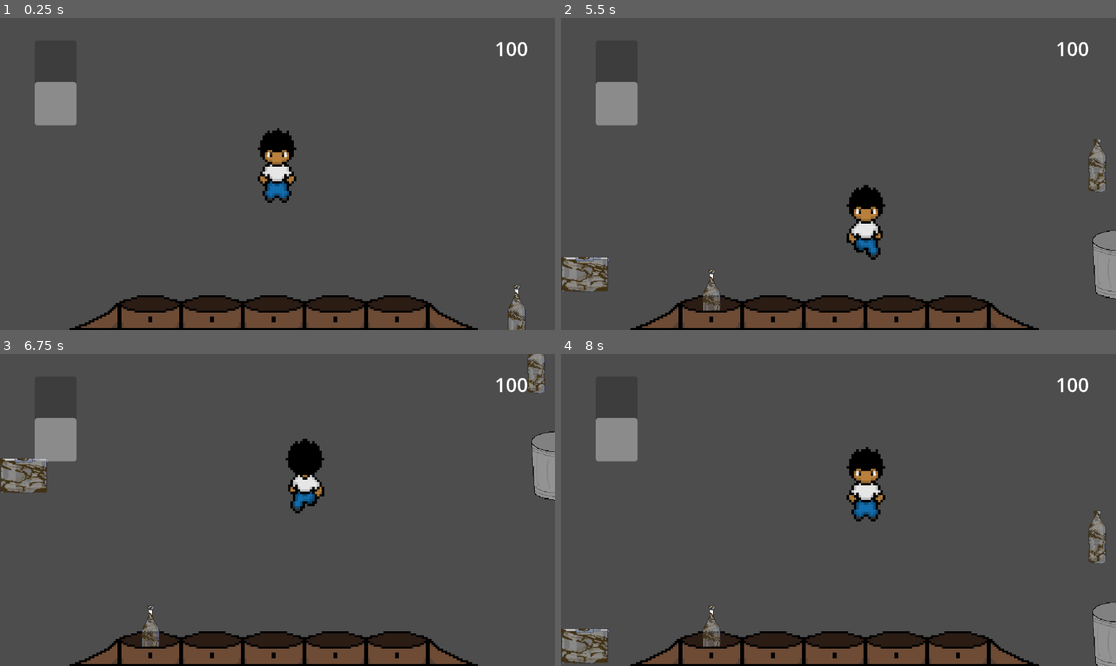
Above: before the commit, frames 1-4 (two rows, left to right).
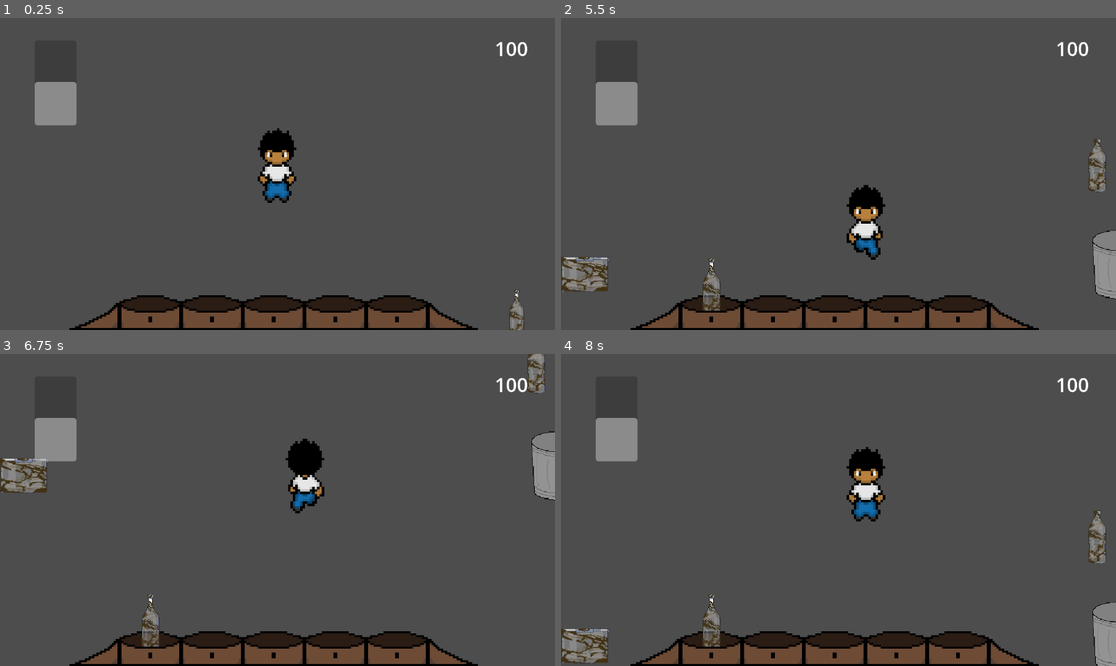
Above: after the commit, the same moments.

Repository: thisotherguyalso/KAILOG-Game
Game: Godot game, scene res://test_scene.tscn
Two runs of this game, one before a commit and one after it. Both use one fixed random seed, a clock stepped at 60 frames per second and the inputs below. This scene is started directly instead of the project's main scene. The engine's default icon, where the game draws it, is replaced by a stand-in: a white triangle on a blue panel in a dark square.
Inputs (mouse positions are in pixels of both pictures, inside the frame that each line leads up to):
- Up to frame 1 (0.25 s): no input
- Up to frame 2 (5.5 s): drag from (710, 298) to (1077, 314) at 0.52 s; tap Enter at 1.25, 4.25 s; drag from (771, 298) to (1077, 314) at 1.27 s; tap Space at 2, 5 s; move the mouse to (832, 298) at 2.02 s; hold Right (ui_right) 2.03-2.75 s; hold Shift (sprint) 2.03-2.75 s; click (832, 298) at 2.17 s; drag from (894, 298) to (672, 127) at 2.77 s; drag from (960, 298) to (866, 174) at 3.52 s; drag from (672, 127) to (583, 314) at 4.27 s; move the mouse to (866, 174) at 5.02 s; hold Down (ui_down) from 5.03 s (still down); hold Shift (sprint) from 5.03 s (still down); click (866, 174) at 5.17 s
- Up to frame 3 (6.75 s): release Down (ui_down) at 5.75 s; release Shift (sprint) at 5.75 s; drag from (194, 432) to (538, 432) at 5.77 s; move the mouse to (399, 494) at 6.52 s; hold Up (ui_up) from 6.53 s (still down); hold Shift (sprint) from 6.53 s (still down); click (399, 494) at 6.67 s
- Up to frame 4 (8 s): release Up (ui_up) at 7.25 s; release Shift (sprint) at 7.25 s; drag from (727, 525) to (583, 566) at 7.27 s

The runs differ from the first frame. In frame 1, 0.2% of the frame differs, in the area x 91-95%, y 85-100%; in frame 2, 0.3%, in the area x 25-29%, y 77-94%; in frame 3, 0.3%; in frame 4, 0.3%.

Commit message:
Added Log Entries to Shop

Diff:
--- a/kailog-demo/Globals/event_bus.gd
+++ b/kailog-demo/Globals/event_bus.gd
@@ -15,3 +15,4 @@
 ## Points
 signal points_changed(amount: int)
 signal flood_meter_changed(points: int)
+signal add_log_entry(log_entry: LogEntry)
--- a/kailog-demo/Items/glass_bottle.tres
+++ b/kailog-demo/Items/glass_bottle.tres
@@ -25,19 +25,6 @@
 "Suka": ExtResource("6_vjtkr"),
 "Toyo": ExtResource("5_1m1y6")
 })
-sprite_bought_map = Dictionary[String, Texture2D]({
-"Cooking Oil": ExtResource("4_1gr7q"),
-"Suka": ExtResource("3_ffjk4"),
-"Toyo": ExtResource("2_viow8")
-})
-sprite_clean = ExtResource("1_f705m")
-sprite_dirty = ExtResource("5_viow8")
-sprite_refilled_map = Dictionary[String, Texture2D]({
-"Cooking Oil": ExtResource("7_td4ys"),
-"Suka": ExtResource("6_vjtkr"),
-"Toyo": ExtResource("5_1m1y6")
-})
-item_name = "glass_bottle"
+item_name = "Glass Bottle"
 icon = ExtResource("1_f705m")
-sprite = ExtResource("1_f705m")
 metadata/_custom_type_script = "uid://cq05cnjdmwdea"
--- a/kailog-demo/Items/plastic_bottle.tres
+++ b/kailog-demo/Items/plastic_bottle.tres
@@ -19,6 +19,6 @@
 icon_refilled_map = Dictionary[String, Texture2D]({
 "Dishwashing Liquid": ExtResource("4_3dw7i")
 })
-item_name = "plastic_bottle"
+item_name = "Plastic Bottle"
 icon = ExtResource("1_ew4cb")
 metadata/_custom_type_script = "uid://cq05cnjdmwdea"
--- a/kailog-demo/Items/tupperware.tres
+++ b/kailog-demo/Items/tupperware.tres
@@ -17,15 +17,6 @@
 icon_refilled_map = Dictionary[String, Texture2D]({
 "Bigas": ExtResource("4_xlvfe")
 })
-sprite_bought_map = Dictionary[String, Texture2D]({
-"Bigas": ExtResource("2_cxnt5")
-})
-sprite_clean = ExtResource("1_kt6ue")
-sprite_dirty = ExtResource("2_v2h2l")
-sprite_refilled_map = Dictionary[String, Texture2D]({
-"Bigas": ExtResource("4_xlvfe")
-})
-item_name = "tupperware"
+item_name = "Tupperware"
 icon = ExtResource("1_kt6ue")
-sprite = ExtResource("1_kt6ue")
 metadata/_custom_type_script = "uid://cq05cnjdmwdea"
--- a/kailog-demo/Pickups/pickup.gd
+++ b/kailog-demo/Pickups/pickup.gd
@@ -6,6 +6,11 @@
 func _ready():
 	item._update_visuals()
 	$Sprite2D.texture = item.icon
+	self.scale = Vector2.ZERO
+	var tween = create_tween()
+	tween.set_ease(Tween.EASE_IN_OUT)
+	tween.set_trans(Tween.TRANS_SPRING)
+	tween.tween_property(self, "scale", Vector2.ONE, 0.4)
 
 func _on_body_entered(body):
 	if body is Player:
--- a/kailog-demo/Stations/cooking_oil_refill_station.tscn
+++ b/kailog-demo/Stations/cooking_oil_refill_station.tscn
@@ -34,10 +34,10 @@
 
 [sub_resource type="CompressedTexture2D" id="CompressedTexture2D_1gurw"]
 
-[node name="CookingOilRefill" unique_id=1300298490 groups=["Station"] instance=ExtResource("1_0a2gd")]
+[node name="CookingOilRefill" unique_id=1300298490 instance=ExtResource("1_0a2gd")]
 script = ExtResource("2_g0qco")
 fill_contents = "Cooking Oil"
-required_container_name = "glass_bottle"
+required_container_name = "Glass Bottle"
 refill_duration = 2.0
 refill_price = 5.0
 
--- a/kailog-demo/Stations/dishwashing_refill_station.tscn
+++ b/kailog-demo/Stations/dishwashing_refill_station.tscn
@@ -34,10 +34,10 @@
 
 [sub_resource type="CompressedTexture2D" id="CompressedTexture2D_1gurw"]
 
-[node name="DishwashingRefill" unique_id=1300298490 groups=["Station"] instance=ExtResource("1_urh61")]
+[node name="DishwashingRefill" unique_id=1300298490 instance=ExtResource("1_urh61")]
 script = ExtResource("2_q5n7t")
 fill_contents = "Dishwashing Liquid"
-required_container_name = "plastic_bottle"
+required_container_name = "Plastic Bottle"
 refill_duration = 2.0
 refill_price = 5.0
 
--- a/kailog-demo/Stations/rice_refill_station.tscn
+++ b/kailog-demo/Stations/rice_refill_station.tscn
@@ -34,10 +34,10 @@
 
 [sub_resource type="CompressedTexture2D" id="CompressedTexture2D_1gurw"]
 
-[node name="RiceRefill" unique_id=1300298490 groups=["Station"] instance=ExtResource("1_chlia")]
+[node name="RiceRefill" unique_id=1300298490 instance=ExtResource("1_chlia")]
 script = ExtResource("2_jup2v")
 fill_contents = "Bigas"
-required_container_name = "tupperware"
+required_container_name = "Tupperware"
 refill_duration = 2.0
 refill_price = 5.0
 
--- a/kailog-demo/Stations/shop_station.gd
+++ b/kailog-demo/Stations/shop_station.gd
@@ -6,6 +6,8 @@
 
 @export var item_for_sale: Item
 @export var buy_price: float = 15.0
+@export var points_sold: int = -10
+@export var points_bought: int = +25
 
 func _ready() -> void:
 	super._ready()
@@ -14,22 +16,34 @@
 # ── Selling (pickup lands on station) ────────────────────────────────────────
 
 func can_receive(item: Item) -> bool:
+	var container = item as ItemContainer
+	if container.state == container.ContainerState.DIRTY:
+		return false
 	return _get_sell_price(item) > 0.0
 
 func receive_item(item: Item) -> void:
 	var price := _get_sell_price(item)
 	EventBus.item_sold.emit(price)
-	EventBus.points_changed.emit(check_points(item))
+	EventBus.points_changed.emit(points_sold)
+	EventBus.add_log_entry.emit(new_log_entry(parse_description(item), points_sold))
 	$MoneySFX.play(0.50)
 	# TODO: show floating "+$X" feedback.
 
-func check_points(item: Item) -> int:
-	var container := item as ItemContainer
-	if container.state == container.ContainerState.DIRTY:
-		return -1
-	elif container.state == container.ContainerState.CLEAN:
-		return -3
-	return 0
+func parse_description(item: Item) -> String:
+	var container = item as ItemContainer
+	var container_state : String = container.ContainerState.keys()[container.state]
+	if container.contents:
+		var container_content : String = container.contents
+		return "Sold " + container_state.capitalize() + " " + container_content + " " + item.item_name
+	else:
+		return "Sold " + container_state.capitalize() + " " + item.item_name
+	return ""
+
+func new_log_entry(desc : String, points: int) -> LogEntry:
+	var new_le = LogEntry.new()
+	new_le.description = desc
+	new_le.points = points
+	return new_le
 
 # ── Buying (click) ───────────────────────────────────────────────────────────
 
@@ -43,7 +57,8 @@
 	if item_for_sale == null:
 		return
 	EventBus.item_purchase_requested.emit(buy_price)
+	var description = "Bought " + item_for_sale.item_name
+	EventBus.add_log_entry.emit(new_log_entry(description, points_bought))
 
 func _on_item_bought():
-
 	_spawn_pickup(item_for_sale)
--- a/kailog-demo/Stations/suka_refill_station.tscn
+++ b/kailog-demo/Stations/suka_refill_station.tscn
@@ -31,9 +31,9 @@
 
 [sub_resource type="CompressedTexture2D" id="CompressedTexture2D_1gurw"]
 
-[node name="SukaRefill" unique_id=1300298490 groups=["Station"] instance=ExtResource("1_hmact")]
+[node name="SukaRefill" unique_id=1300298490 instance=ExtResource("1_hmact")]
 fill_contents = "Suka"
-required_container_name = "glass_bottle"
+required_container_name = "Glass Bottle"
 
 [node name="AnimatedSprite2D" type="AnimatedSprite2D" parent="." index="5" unique_id=467712087]
 texture_filter = 1
--- a/kailog-demo/Stations/toyo_refill_station.tscn
+++ b/kailog-demo/Stations/toyo_refill_station.tscn
@@ -31,9 +31,9 @@
 
 [sub_resource type="CompressedTexture2D" id="CompressedTexture2D_1gurw"]
 
-[node name="ToyoRefill" unique_id=1300298490 groups=["Station"] instance=ExtResource("1_3n7tc")]
+[node name="ToyoRefill" unique_id=1300298490 instance=ExtResource("1_3n7tc")]
 fill_contents = "Toyo"
-required_container_name = "glass_bottle"
+required_container_name = "Glass Bottle"
 
 [node name="Label" parent="." index="2" unique_id=1265903786]
 visible = false
--- a/kailog-demo/Stations/trash_station.gd
+++ b/kailog-demo/Stations/trash_station.gd
@@ -3,6 +3,9 @@
 extends Station
 
 @export var dirty_pickups : Array[ItemContainer]
+@export var wait_time: float = 1.0
+
+var _is_busy = false
 
 func can_receive(_item: Item) -> bool:
 	return true
@@ -23,17 +26,21 @@
 # ── Getting stuff (click) ───────────────────────────────────────────────────────────
 
 func _input_event(_viewport: Viewport, event: InputEvent, _shape_idx: int) -> void:
+	if _is_busy:
+		return
 	if event is InputEventMouseButton and event.button_index == MOUSE_BUTTON_LEFT and event.pressed:
 		interact()
 	elif event is InputEventScreenTouch and event.pressed:
 		interact()
 
 func interact() -> void:
+	_is_busy = true
 	$TrashSFX.play(0.0)
+	_show_progress(wait_time)
+	await get_tree().create_timer(wait_time).timeout
+	_hide_progress()
 	_spawn_pickup(dirty_pickups.pick_random())
-	_tween_scale(HOVER_SCALE)
-	await get_tree().create_timer(0.1).timeout
-	_tween_scale(NORMAL_SCALE)
+	_is_busy = false
 
 # ── Helpers ──────────────────────────────────────────────────────────────────
 
--- a/kailog-demo/UI/inventory_ui.tscn
+++ b/kailog-demo/UI/inventory_ui.tscn
@@ -63,6 +63,7 @@
 script = ExtResource("2_dk10o")
 
 [node name="Icon" type="Sprite2D" parent="HBoxContainer/InventorySlot1" unique_id=1859035815]
+position = Vector2(0, -24)
 offset = Vector2(64, 64)
 
 [node name="InventorySlot2" type="Panel" parent="HBoxContainer" unique_id=276891342 groups=["Inventory Slot"]]
@@ -73,6 +74,7 @@
 slot_index = 1
 
 [node name="Icon" type="Sprite2D" parent="HBoxContainer/InventorySlot2" unique_id=2109328642]
+position = Vector2(0, -24)
 offset = Vector2(64, 64)
 
 [node name="InventorySlot3" type="Panel" parent="HBoxContainer" unique_id=6697479 groups=["Inventory Slot"]]
@@ -83,6 +85,7 @@
 slot_index = 2
 
 [node name="Icon" type="Sprite2D" parent="HBoxContainer/InventorySlot3" unique_id=370278495]
+position = Vector2(0, -24)
 offset = Vector2(64, 64)
 
 [node name="InventorySlot4" type="Panel" parent="HBoxContainer" unique_id=1799704531 groups=["Inventory Slot"]]
@@ -93,6 +96,7 @@
 slot_index = 3
 
 [node name="Icon" type="Sprite2D" parent="HBoxContainer/InventorySlot4" unique_id=901757747]
+position = Vector2(0, -24)
 offset = Vector2(64, 64)
 
 [node name="InventorySlot5" type="Panel" parent="HBoxContainer" unique_id=1955135522 groups=["Inventory Slot"]]
@@ -103,6 +107,7 @@
 slot_index = 4
 
 [node name="Icon" type="Sprite2D" parent="HBoxContainer/InventorySlot5" unique_id=443197663]
+position = Vector2(0, -24)
 offset = Vector2(64, 64)
 
 [node name="Bag_Front" type="TextureRect" parent="." unique_id=2118825546]
--- a/kailog-demo/flood_meter_ui.gd
+++ b/kailog-demo/flood_meter_ui.gd
@@ -1,6 +1,6 @@
 extends ProgressBar
 
-@export var maximum : int = 20
+@export var maximum : int = 100
 
 func _ready() -> void:
 	max_value = maximum
--- /dev/null
+++ b/kailog-demo/log_component.gd
@@ -0,0 +1,11 @@
+class_name LogComponent
+extends Node
+
+var log_entries : Array[LogEntry]
+
+func _ready():
+	EventBus.connect("add_log_entry", _on_add_log_entry)
+
+func _on_add_log_entry(log_entry: LogEntry):
+	log_entries.append(log_entry)
+	print(log_entry.description)
--- /dev/null
+++ b/kailog-demo/log_entry.gd
@@ -0,0 +1,5 @@
+class_name LogEntry
+extends Node
+
+var description : String
+var points : int
--- a/kailog-demo/points_component.gd
+++ b/kailog-demo/points_component.gd
@@ -1,7 +1,8 @@
 class_name PointsComponent
 extends Node
 
-var points: int = 10
+var maximum : int = 100
+var points: int = maximum/2
 
 func _ready() -> void:
 	EventBus.points_changed.connect(_on_points_changed)
--- a/kailog-demo/test_scene.tscn
+++ b/kailog-demo/test_scene.tscn
@@ -6,6 +6,7 @@
 [ext_resource type="Script" uid="uid://dk4q5v5ffjahw" path="res://money_ui.gd" id="2_7kp7o"]
 [ext_resource type="Script" uid="uid://vqpown3x2nmd" path="res://points_component.gd" id="2_oy8sc"]
 [ext_resource type="PackedScene" uid="uid://dso3mgafdk2v0" path="res://Pickups/pickup_dirty_glass_bottle.tscn" id="3_2nij2"]
+[ext_resource type="Script" uid="uid://bgddhomjf8guf" path="res://log_component.gd" id="3_sxsde"]
 [ext_resource type="Texture2D" uid="uid://dhwyuqnivxrj0" path="res://Assets/Items/glass bottle clean.png" id="4_5qgi0"]
 [ext_resource type="PackedScene" uid="uid://doj87k5vv6hlq" path="res://Pickups/pickup_dirty_plastic_bottle.tscn" id="4_7cbxl"]
 [ext_resource type="Script" uid="uid://di64p5phgnj43" path="res://flood_meter_ui.gd" id="5_2nf64"]
@@ -50,7 +51,7 @@
 "Suka": ExtResource("10_r5xgu"),
 "Toyo": ExtResource("11_rygqd")
 })
-item_name = "glass_bottle"
+item_name = "Glass Bottle"
 icon = ExtResource("4_5qgi0")
 metadata/_custom_type_script = "uid://cq05cnjdmwdea"
 
@@ -67,7 +68,7 @@
 icon_refilled_map = Dictionary[String, Texture2D]({
 "Dishwashing Liquid": ExtResource("17_b6ixm")
 })
-item_name = "plastic_bottle"
+item_name = "Plastic Bottle"
 icon = ExtResource("14_akknq")
 metadata/_custom_type_script = "uid://cq05cnjdmwdea"
 
@@ -82,7 +83,7 @@
 icon_refilled_map = Dictionary[String, Texture2D]({
 "Bigas": ExtResource("22_x7slq")
 })
-item_name = "tupperware"
+item_name = "Tupperware"
 icon = ExtResource("19_lvjxf")
 metadata/_custom_type_script = "uid://cq05cnjdmwdea"
 
@@ -166,6 +167,9 @@
 
 [node name="PointsComponent" type="Node" parent="GameManager" unique_id=666897618]
 script = ExtResource("2_oy8sc")
+
+[node name="LogComponent" type="Node" parent="GameManager" unique_id=1997887250]
+script = ExtResource("3_sxsde")
 
 [node name="PlayerUICanvas" type="CanvasLayer" parent="." unique_id=863897339]
 
@@ -233,7 +237,10 @@
 [node name="ShopStation" parent="." unique_id=1680326764 instance=ExtResource("10_k6its")]
 position = Vector2(1224, -34)
 item_for_sale = SubResource("Resource_5qgi0")
+points_sold = -10
+points_bought = 25
 
 [node name="TrashStation" parent="." unique_id=733592169 instance=ExtResource("13_g6y4b")]
 position = Vector2(961, 305)
 dirty_pickups = Array[ExtResource("12_8k62k")]([SubResource("Resource_7kp7o"), SubResource("Resource_8fq6b"), SubResource("Resource_oy8sc")])
+wait_time = 1.0
Not shown, added: kailog-demo/log_component.gd.uid
Not shown, added: kailog-demo/log_entry.gd.uid
